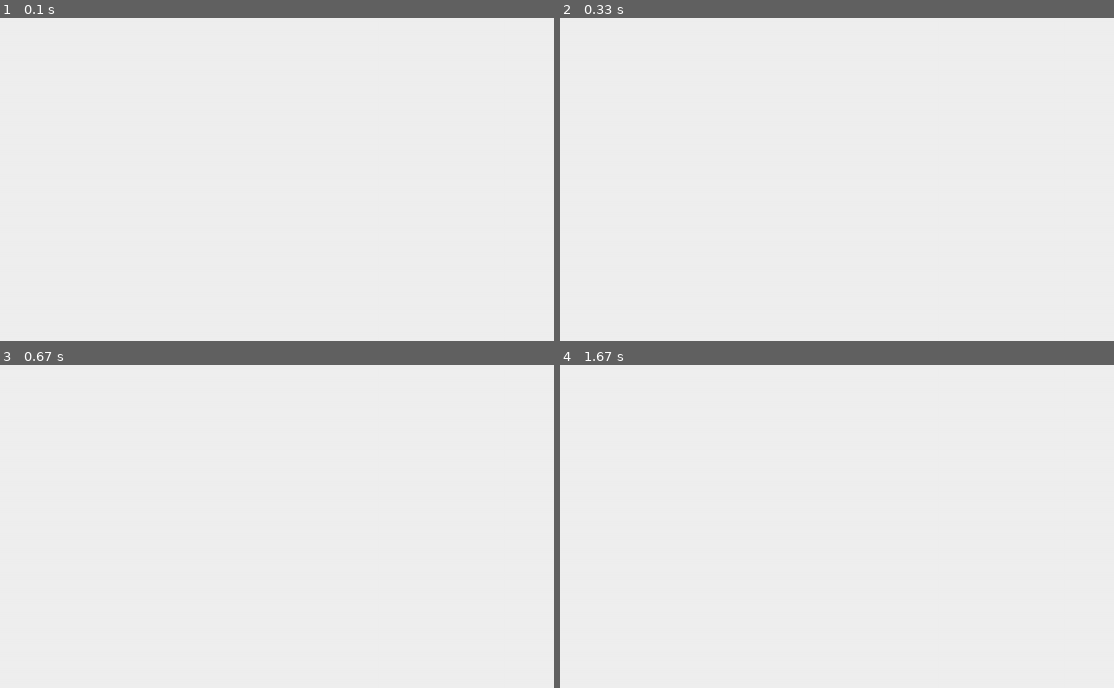
Above: before the commit, frames 1-4 (two rows, left to right).
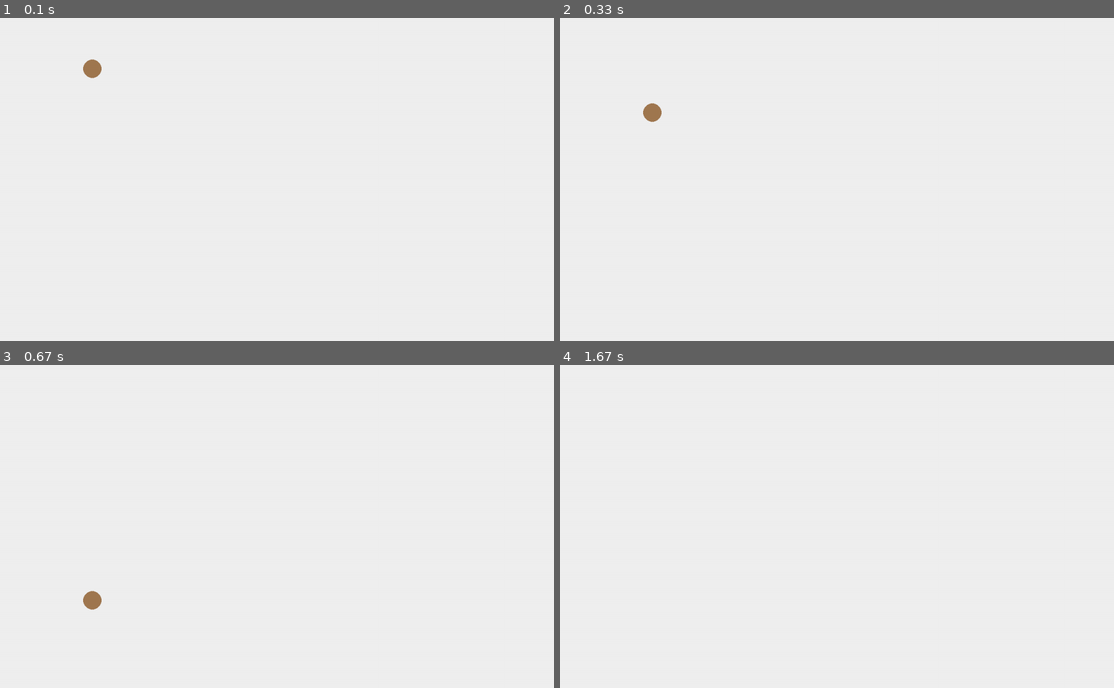
Above: after the commit, the same moments.

Repository: lorenacp1/Pygame
Game: pygame game, started from main.py
The game is run twice, just before and just after one commit, with the same random seed, the same clock (stepped at 60 frames per second) and the same inputs.
Inputs:
- Up to frame 1 (0.1 s): no input
- Up to frame 2 (0.33 s): no input
- Up to frame 3 (0.67 s): no input
- Up to frame 4 (1.67 s): no input

The runs differ from the first frame. In frame 1, 0.2% of the frame differs, in the area x 15-19%, y 12-19%; in frame 2, 0.2%; in frame 3, 0.2%; in frame 4, nothing differs.

Commit message:
ajustes iniciais hamster

Diff:
--- a/main.py
+++ b/main.py
@@ -1,4 +1,5 @@
 import pygame
+from entities.hamster import Hamster
 
 pygame.init()
 
@@ -9,6 +10,7 @@
 pygame.display.set_caption("Hamster Heist")
 
 clock = pygame.time.Clock()
+hamster = Hamster(200, 100)
 
 running = True
 
@@ -20,6 +22,8 @@
 
     screen.fill((240, 240, 240))
 
+    hamster.update()
+    hamster.draw(screen)
     pygame.display.update()
     clock.tick(60)
 
